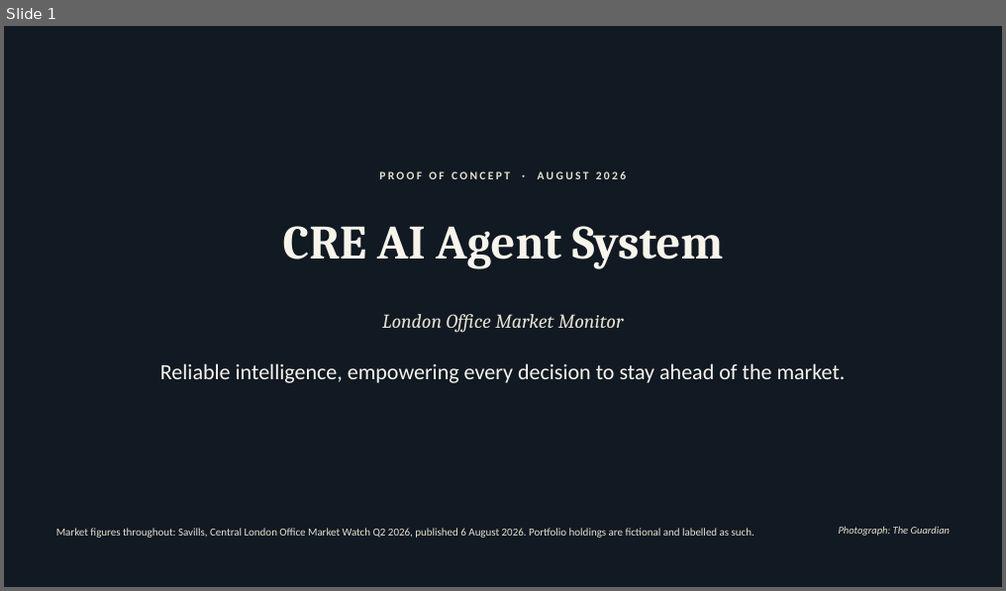
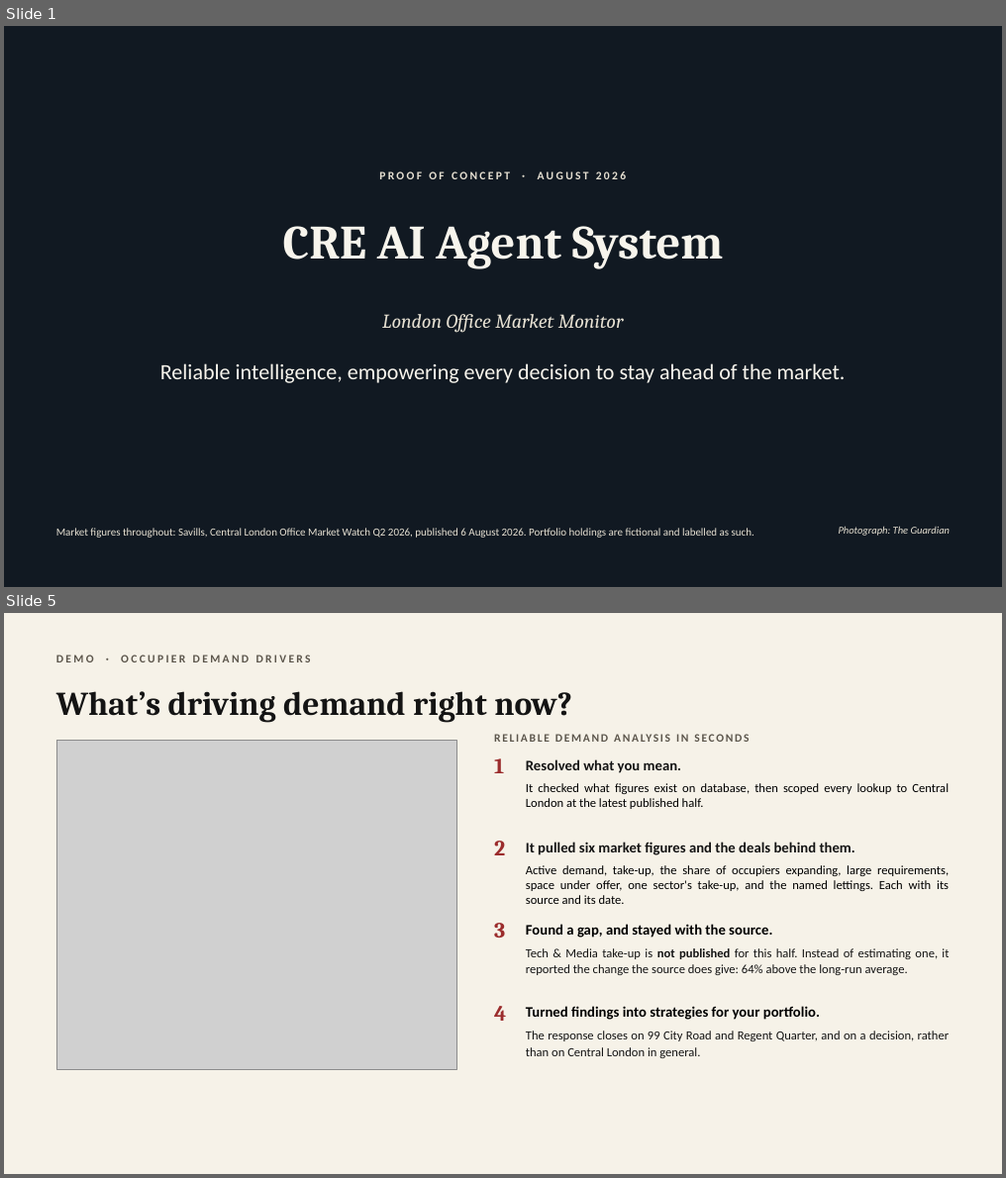
Before and after one commit to ethanlee928/cre_market_agent, a slide deck: slides/cre-ai-agent-system.pptx. Shown one above the other, each under a label of ours: slide 1 before the commit, slides 1 and 5 after it; the slides between them are not shown. The pictures are 1006x591 and 1006x1178 pixels, drawn with LibreOffice and Linux fonts; fonts in the diff are those of the drawing; grey boxes stand for pictures; background and template pictures are left out; a plain dark background stands for a picture behind light text. Boxes give left, top, right and bottom in pixels: in the first picture for what was removed or moved away, otherwise in the second. Text is boxed around its words. In the diff, an @@ line names an element or a change of style, - is before the commit and + after.

```diff
--- a/slides/cre-ai-agent-system.pptx
+++ b/slides/cre-ai-agent-system.pptx
@@ slide 5 added at <box>4,613,1002,1174</box>, background #F6F2E8 @@
@@ text added at <box>56,655,311,663</box>, 11 pt, text #5C564C, bold @@
+DEMO · OCCUPIER DEMAND DRIVERS
@@ text added at <box>56,691,572,723</box>, 32 pt, text #141414, bold @@
+What’s driving demand right now?
@@ picture added at <box>56,741,456,1069</box> @@
@@ text added at <box>494,759,504,773</box>, 21 pt, text #9B2C2C, bold @@
+1
@@ text added at <box>526,760,681,773</box>, 14 pt, text #141414, bold @@
+Resolved what you mean.
@@ text added at <box>526,783,948,809</box>, 12 pt, text #000000 @@
+It checked what figures exist on database, then scoped every lookup to Central London at the latest published half.
@@ text added at <box>494,841,505,856</box>, 21 pt, text #9B2C2C, bold @@
+2
@@ text added at <box>526,842,855,856</box>, 14 pt, text #141414, bold @@
+It pulled six market figures and the deals behind them.
@@ text added at <box>526,865,948,904</box>, 12 pt, text #000000 @@
+Active demand, take-up, the share of occupiers expanding, large requirements, space under offer, one sector's take-up, and the named lettings. Each with its source and its date.
@@ text added at <box>562,865,656,1057</box>, 11 pt, text #5C564C, bold @@
+RELIABLE DEMAND ANALYSIS IN SECONDS
@@ text added at <box>494,923,505,938</box>, 21 pt, text #9B2C2C, bold @@
+3
@@ text added at <box>526,924,772,938</box>, 14 pt, text #000000, bold @@
+Found a gap, and stayed with the source.
@@ text added at <box>526,949,948,975</box>, 12 pt, text #141414 @@
+Tech & Media take-up is not published for this half. Instead of estimating one, it reported the change the source does give: 64% above the long-run average.
@@ text added at <box>494,1006,506,1021</box>, 21 pt, text #9B2C2C, bold @@
+4
@@ text added at <box>526,1006,820,1020</box>, 14 pt, text #000000, bold @@
+Turned findings into strategies for your portfolio.
@@ text added at <box>526,1031,948,1059</box>, 12 pt, text #141414 @@
+The response closes on 99 City Road and Regent Quarter, and on a decision, rather than on Central London in general.
```
Also in this commit, not shown: 2 slides changed, 1 other slide added, 2 slides removed, 4 other files.
